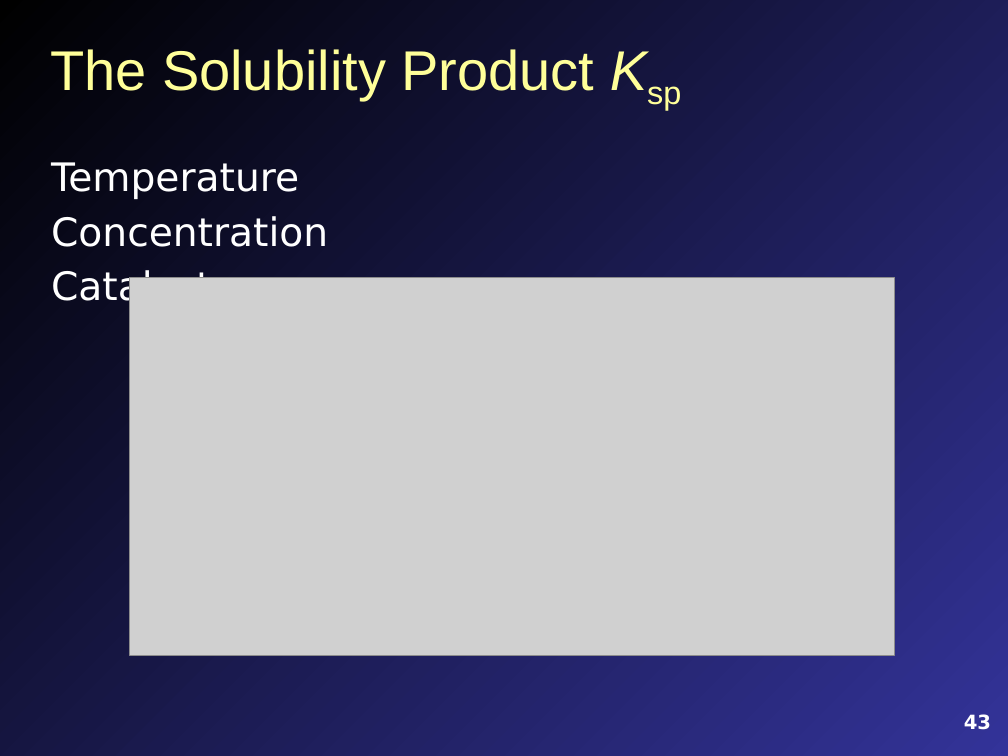
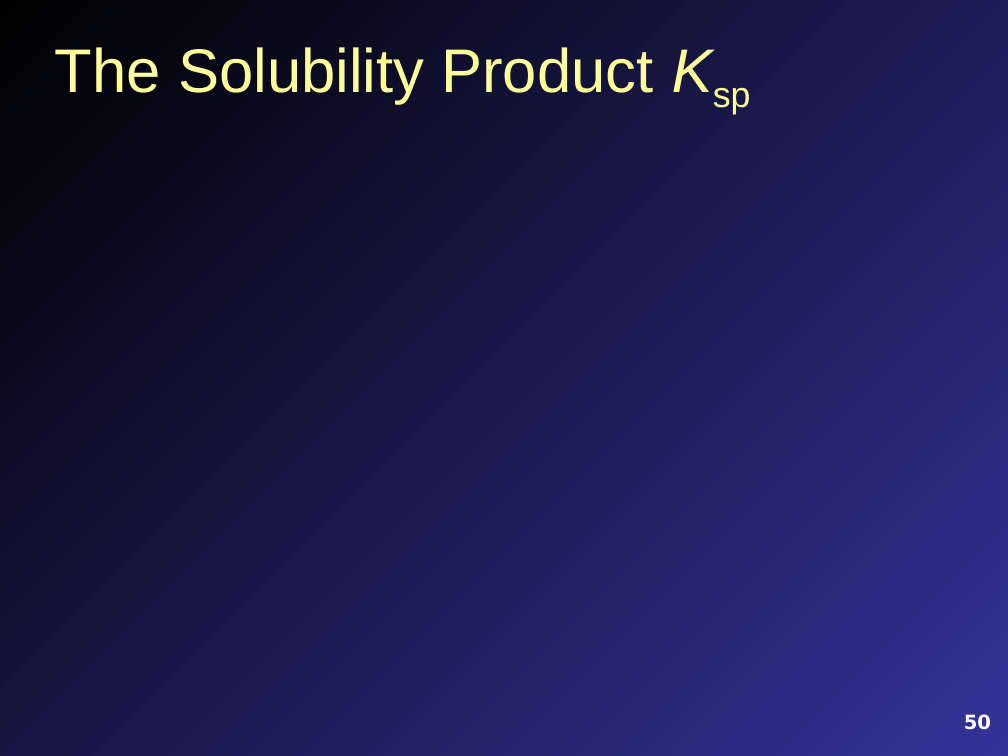
Before and after one commit to mavigozler/mavigozler.github.io, a slide deck: slide 50 of Teaching/Chemistry/Lecture Slides/FCC Chem 3A Chap 13 Content.pptx (slide 43 before the commit). Drawn at 1008x756 pixels with LibreOffice and Linux fonts; fonts in the diff are those of the drawing; grey boxes stand for pictures. Boxes give left, top, right and bottom in pixels: in the first picture for what was removed or moved away, otherwise in the second. Text is boxed around its words. In the diff, an @@ line names an element or a change of style, - is before the commit and + after.

```diff
--- a/Teaching/Chemistry/Lecture Slides/FCC Chem 3A Chap 13 Content.pptx
+++ b/Teaching/Chemistry/Lecture Slides/FCC Chem 3A Chap 13 Content.pptx
@@ title "The Solubility Product Ksp" at <box>55,47,653,104</box>: size 40 to 44 pt @@
@@ text removed at <box>51,162,328,310</box> @@
-Temperature
-Concentration
-Catalysts
@@ picture removed at <box>130,277,894,655</box> @@
@@ page number at <box>964,714,991,730</box>: text changed @@
-43
+50
```
Also in this commit, not shown: 7 other slides changed, 11 slides added, 3 slides removed, 13 other files.
